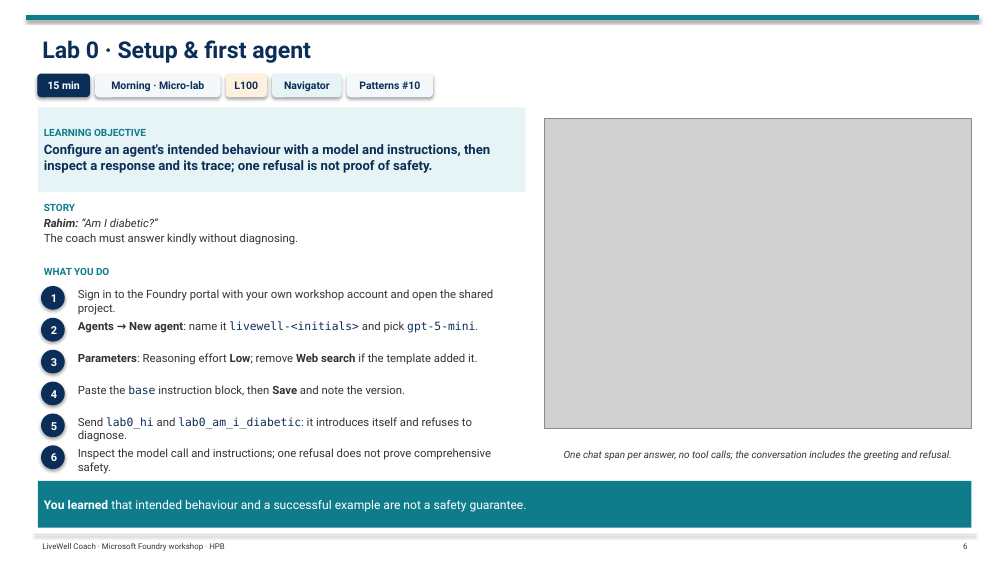
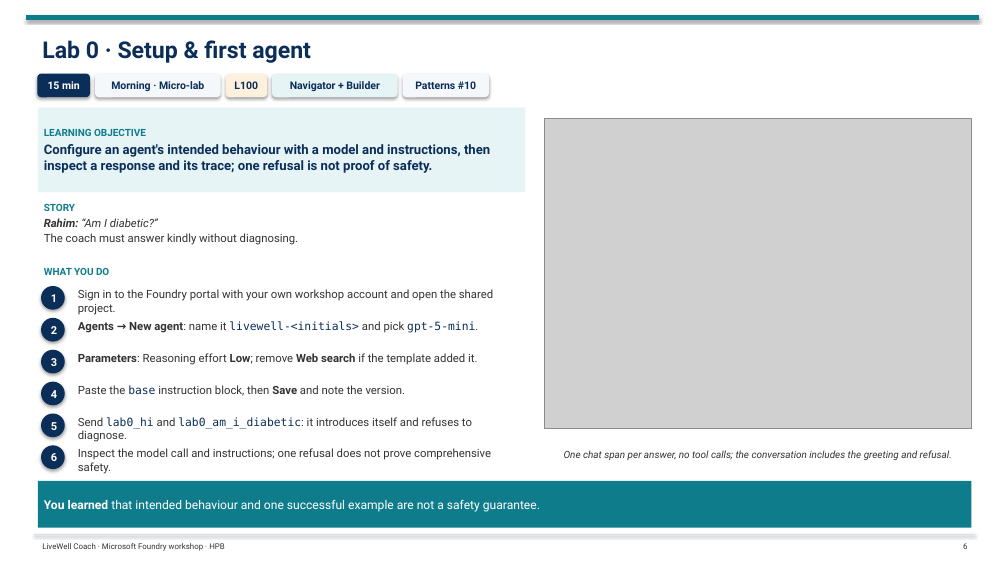
Before and after one commit to tonirex/hpb-foundry-workshop, a slide deck: slide 6 of deck/LiveWell-Lab-Flow.pptx. Drawn at 1008x567 pixels with LibreOffice and Linux fonts; fonts in the diff are those of the drawing; grey boxes stand for pictures. Boxes give left, top, right and bottom in pixels: in the first picture for what was removed or moved away, otherwise in the second. Text is boxed around its words. In the diff, an @@ line names an element or a change of style, - is before the commit and + after.

```diff
--- a/deck/LiveWell-Lab-Flow.pptx
+++ b/deck/LiveWell-Lab-Flow.pptx
@@ rounded rectangle "Navigator + Builder": place and size @@
-rounded rectangle "Navigator + Builder" at [273, 74, 342, 97]
+rounded rectangle "Navigator + Builder" at [273, 74, 398, 97]
@@ text in rounded rectangle at [290, 81, 379, 91]: text changed @@
-Navigator
+Navigator + Builder
@@ rounded rectangle "Patterns #10": place and size @@
-rounded rectangle "Patterns #10" at [347, 74, 433, 97]
+rounded rectangle "Patterns #10" at [403, 74, 488, 97]
@@ text in rectangle at [44, 500, 540, 512]: text changed @@
-You learned that intended behaviour and a successful example are not a safety guarantee.
+You learned that intended behaviour and one successful example are not a safety guarantee.
```
Also in this commit, not shown: 12 other slides changed, 1 slide removed, 53 other files.
